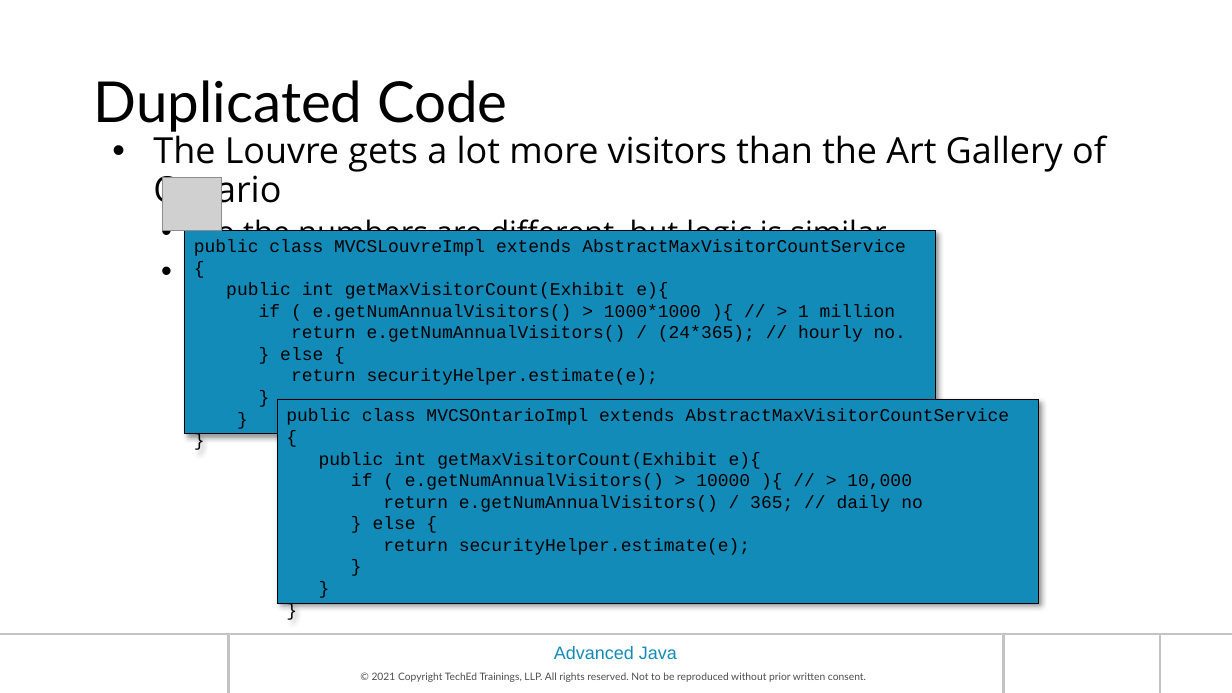
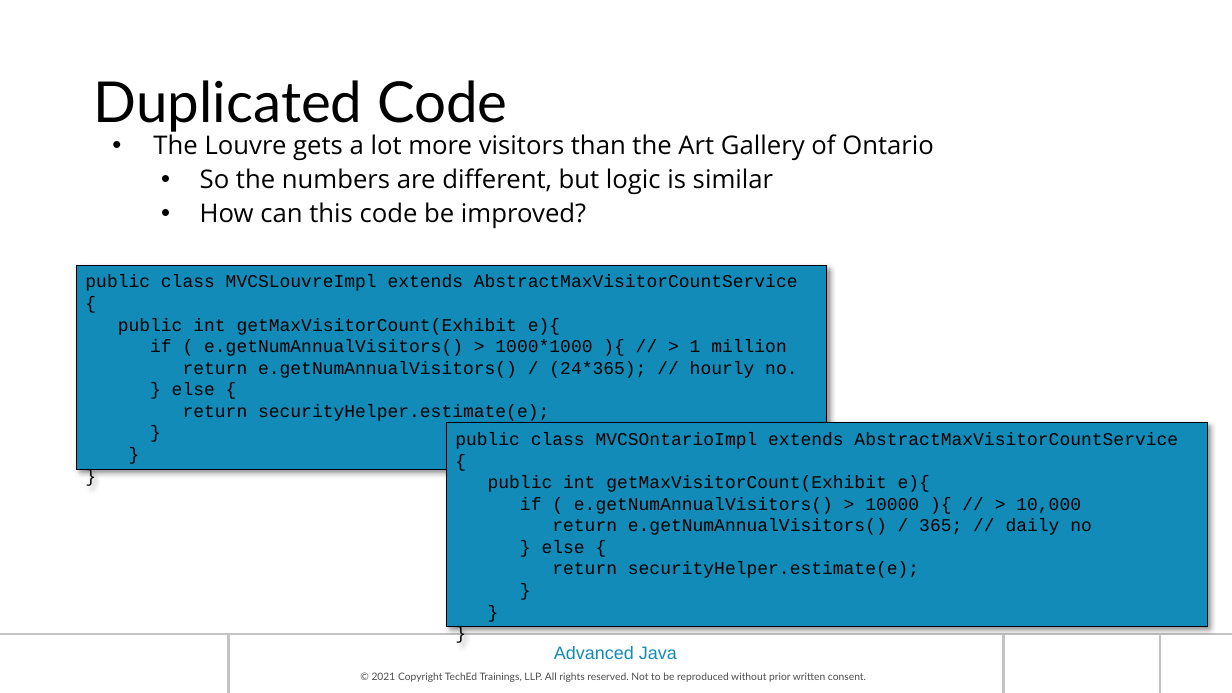
Before and after one commit to prabhat1510/maveric2122, a slide deck: slide 39 of HAN_AdvancedJava_Ch06-Design Patterns.pptx. Drawn at 1232x693 pixels with LibreOffice and Linux fonts; fonts in the diff are those of the drawing; grey boxes stand for pictures; background and template pictures are left out. Boxes give left, top, right and bottom in pixels: in the first picture for what was removed or moved away, otherwise in the second. Text is boxed around its words. In the diff, an @@ line names an element or a change of style, - is before the commit and + after.

```diff
--- a/HAN_AdvancedJava_Ch06-Design Patterns.pptx
+++ b/HAN_AdvancedJava_Ch06-Design Patterns.pptx
@@ text "The Louvre gets a lot ..." at [153, 130, 934, 229]: size 28 to 20 pt in "The Louvre gets a lot more visitors ..."; size 24 to 20 pt in "So the numbers are different, but logic ...", "How can this code be improved?" @@
@@ picture removed at [163, 177, 222, 230] @@
@@ rectangle "public class MVCSLouvreImpl extends AbstractMaxVisitorCountS ...": place and size @@
-rectangle "public class MVCSLouvreImpl extends AbstractMaxVisitorCountS ..." at [185, 230, 935, 433]
+rectangle "public class MVCSLouvreImpl extends AbstractMaxVisitorCountS ..." at [77, 265, 827, 469]
@@ rectangle "public class MVCSOntarioImpl extends AbstractMaxVisitorCount ...": place and size @@
-rectangle "public class MVCSOntarioImpl extends AbstractMaxVisitorCount ..." at [277, 399, 1039, 603]
+rectangle "public class MVCSOntarioImpl extends AbstractMaxVisitorCount ..." at [446, 423, 1208, 627]
```
Also in this commit, not shown: 21 other slides changed.
